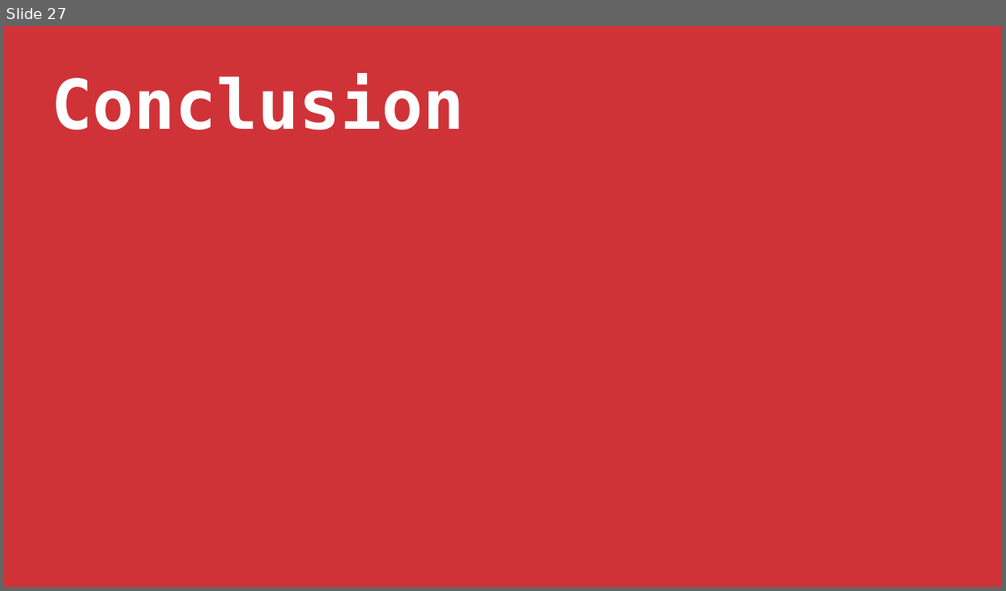
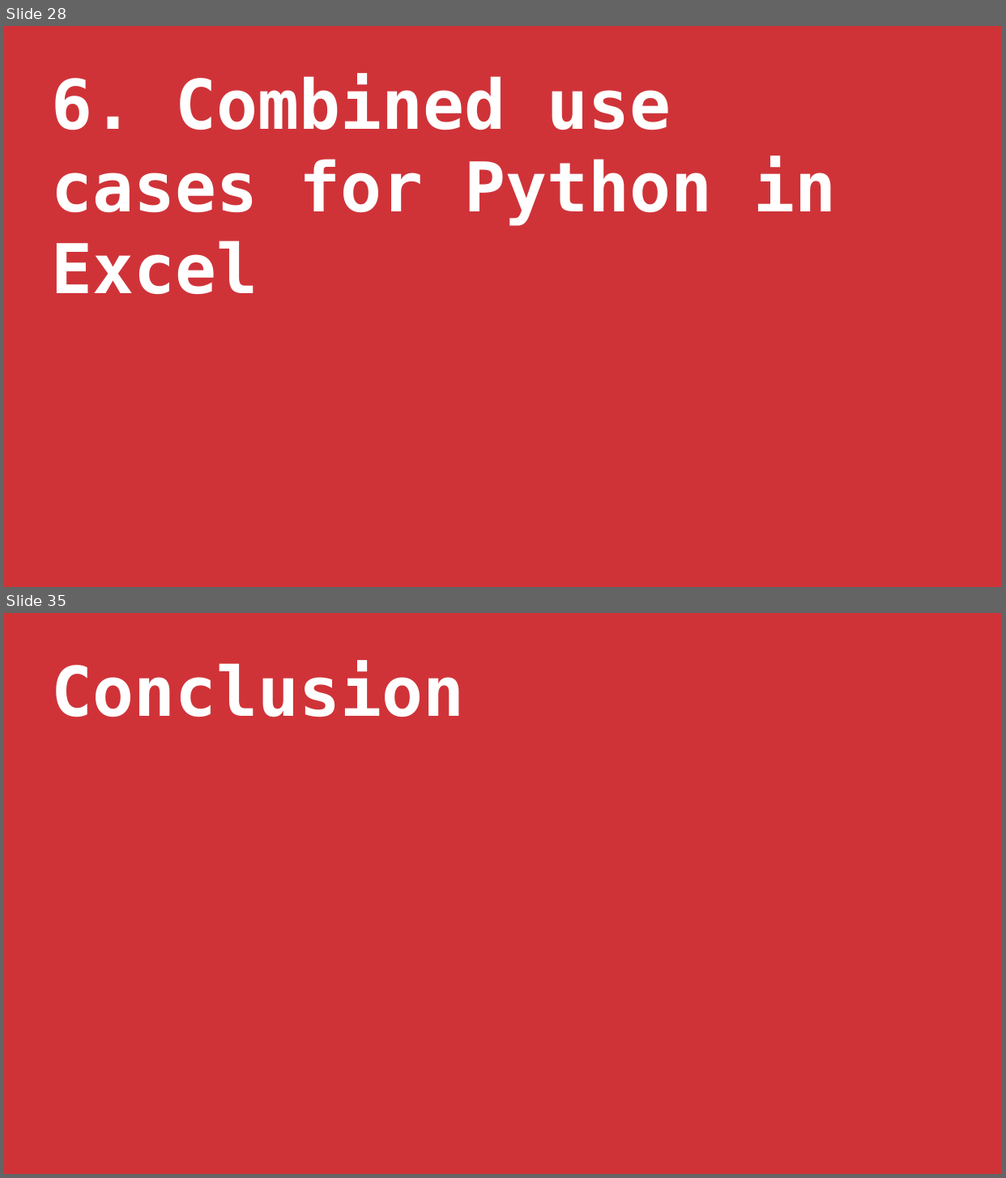
Before and after one commit to stringfestdata/global-excel-summit-python-in-excel-2025, a slide deck: python-in-excel-for-enhanced-data-analytics.pptx. Shown one above the other, each under a label of ours: slide 27 before the commit, slides 28 and 35 after it; the slides between them are not shown. The pictures are 1006x591 and 1006x1178 pixels, drawn with LibreOffice and Linux fonts; fonts in the diff are those of the drawing. Boxes give left, top, right and bottom in pixels: in the first picture for what was removed or moved away, otherwise in the second. Text is boxed around its words. In the diff, an @@ line names an element or a change of style, - is before the commit and + after.

```diff
--- a/python-in-excel-for-enhanced-data-analytics.pptx
+++ b/python-in-excel-for-enhanced-data-analytics.pptx
@@ slide 28 added at box(4, 26, 1002, 587), background #F2F2F2 @@
@@ rectangle added at box(4, 26, 1002, 587), fill #CF3338 @@
@@ text added at box(52, 73, 837, 294), 99 pt, text #FFFFFF, bold @@
+6. Combined use cases for Python in Excel
@@ what was slide 27 is now slide 35 @@
```
Also in this commit, not shown: 1 slide changed, 8 other slides added, 42 other files.
